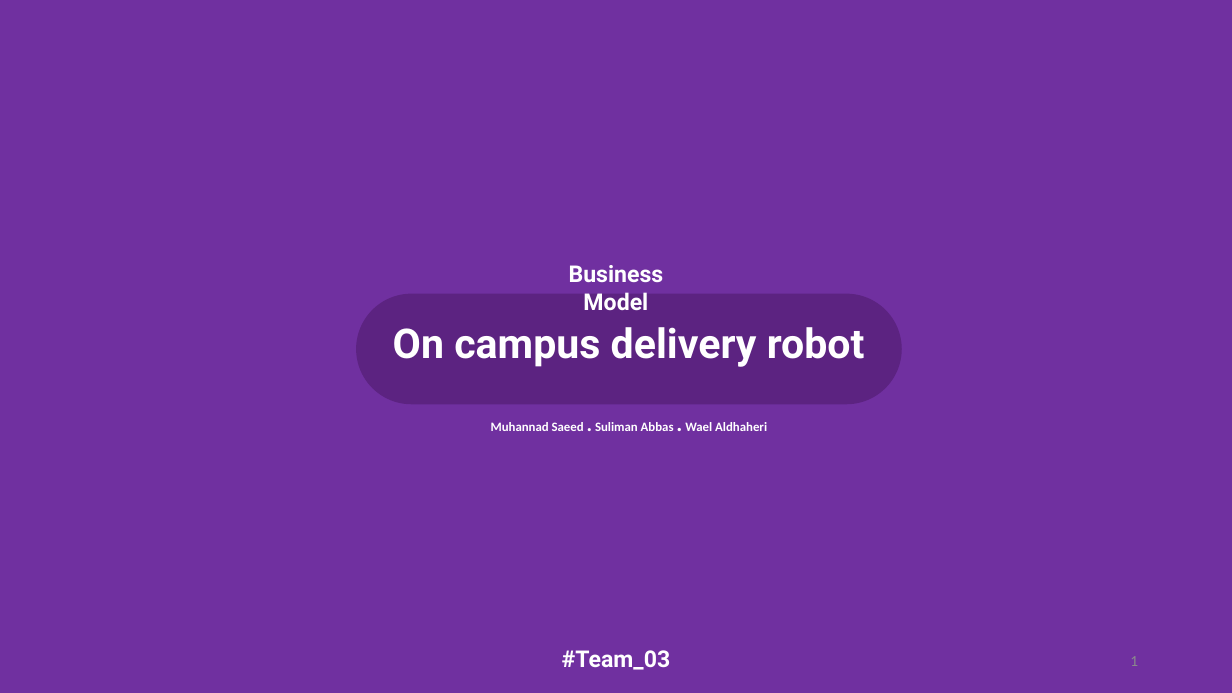
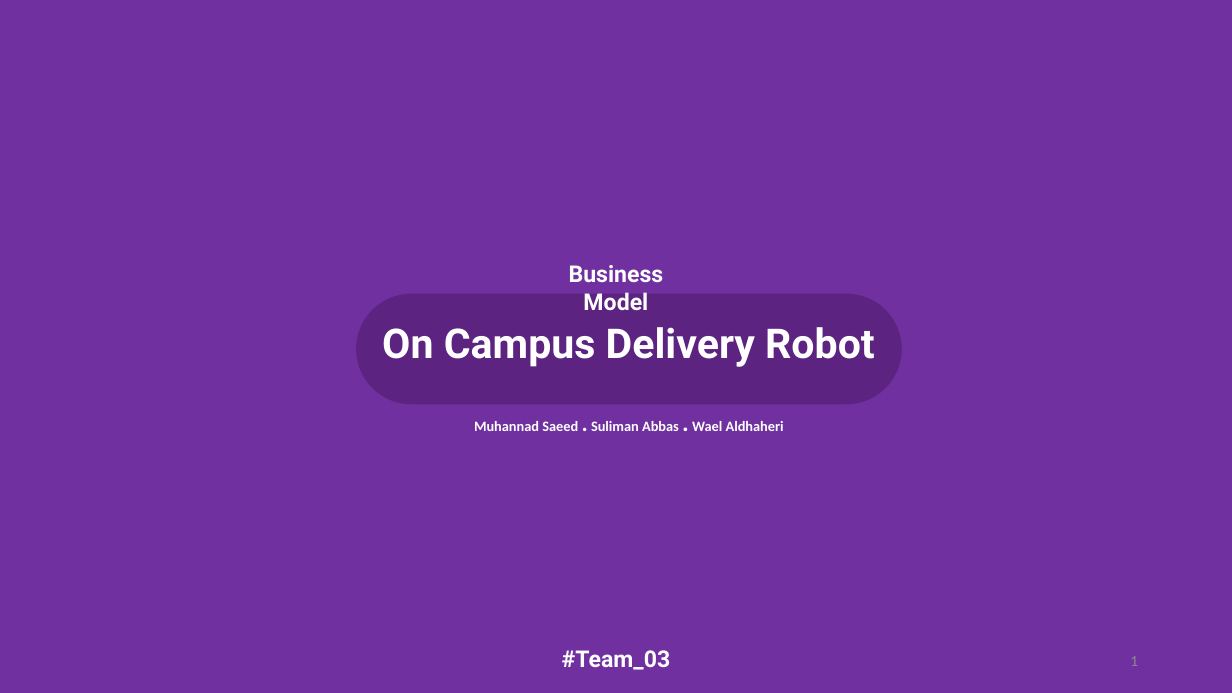
Before and after one commit to Mhd-Ghd/on-campus-delivery-robot, a slide deck: slide 1 of reports/report-2/Press#2.pptm. Drawn at 1232x693 pixels with LibreOffice and Linux fonts; fonts in the diff are those of the drawing. Boxes give left, top, right and bottom in pixels: in the first picture for what was removed or moved away, otherwise in the second. Text is boxed around its words. In the diff, an @@ line names an element or a change of style, - is before the commit and + after.

```diff
--- a/reports/report-2/Press#2.pptm
+++ b/reports/report-2/Press#2.pptm
@@ text at [382, 327, 875, 367]: text changed @@
-On campus delivery robot
+On Campus Delivery Robot
@@ text "Muhannad Saeed . Suliman Abbas ..." at [474, 421, 784, 431]: size 10 to 11.2 pt; size 16.2 to 18.2 pt, size 17.5 to 19.6 pt in "." @@
```
Also in this commit, not shown: 5 other slides changed.
